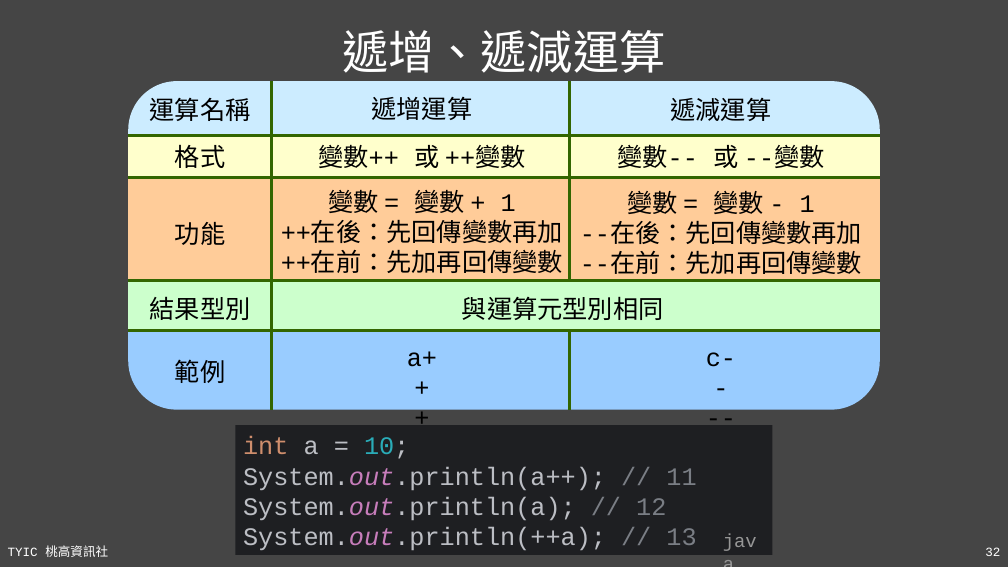
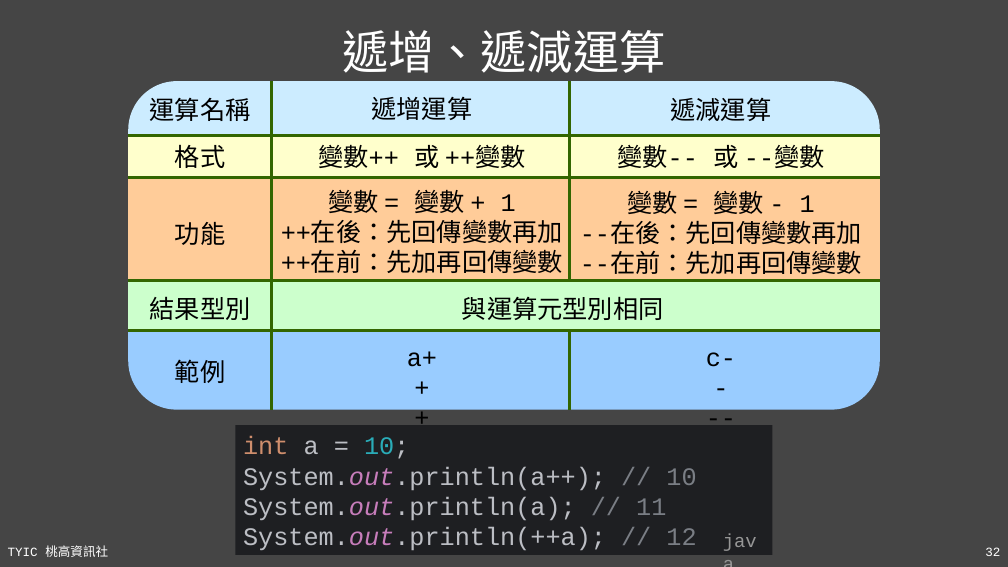
Before and after one commit to TYSHIC/slides, a slide deck: slide 32 of ppt/04_初探Java.pptx. Drawn at 1008x567 pixels with LibreOffice and Linux fonts; fonts in the diff are those of the drawing. Boxes give left, top, right and bottom in pixels: in the first picture for what was removed or moved away, otherwise in the second. Text is boxed around its words. In the diff, an @@ line names an element or a change of style, - is before the commit and + after.

```diff
--- a/ppt/04_初探Java.pptx
+++ b/ppt/04_初探Java.pptx
@@ text in rectangle at (243, 436, 696, 550): text changed @@
-int a = 10;
-System.out.println(a++); // 11
-System.out.println(a); // 12
-System.out.println(++a); // 13
+int a = 10;
+System.out.println(a++); // 10
+System.out.println(a); // 11
+System.out.println(++a); // 12
```
Also in this commit, not shown: 3 other files.
